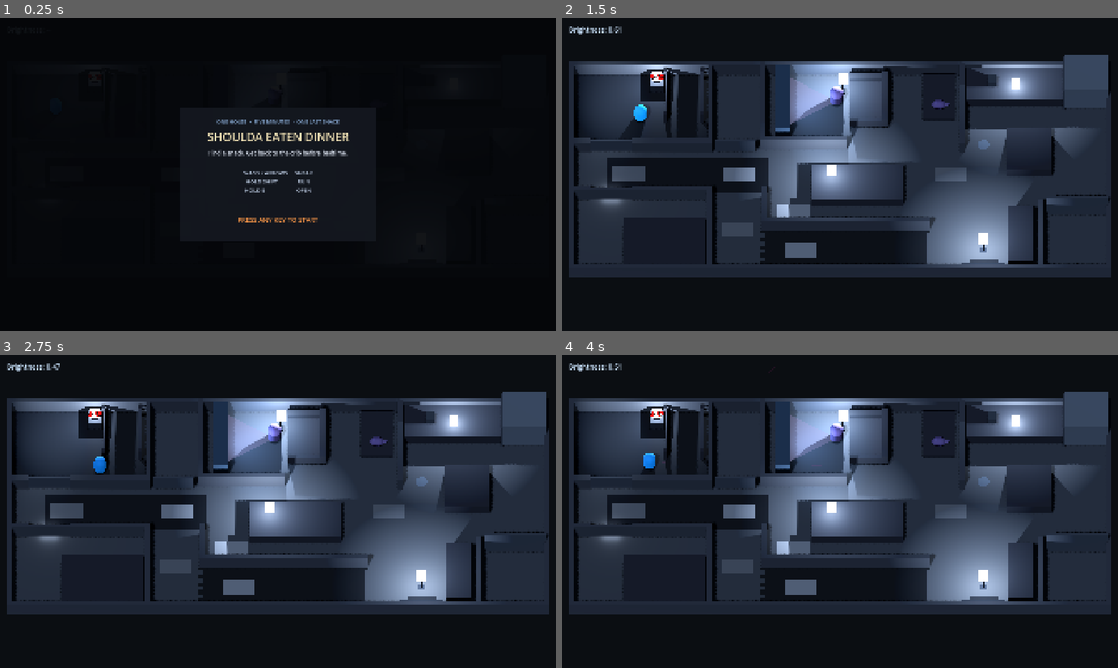
Above: before the commit, frames 1-4 (two rows, left to right).
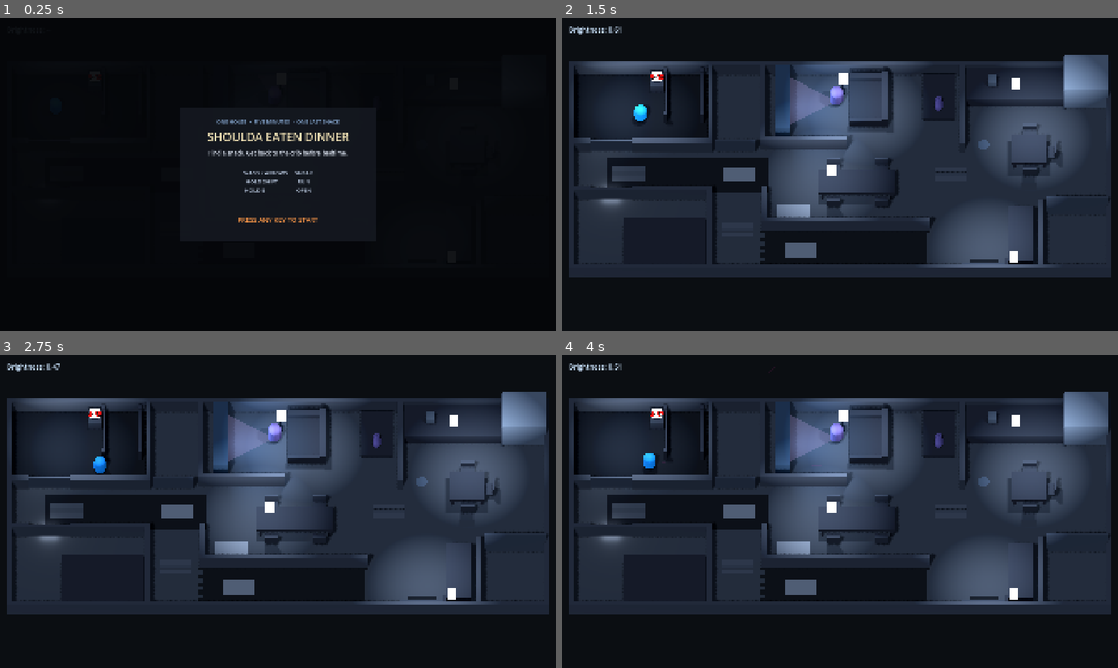
Above: after the commit, the same moments.

Repository: mrglass86/gmtk-gamejam-2026
Game: Godot game, scene res://scenes/Main.tscn
The game is run twice, just before and just after one commit, with the same random seed, the same clock (stepped at 60 frames per second) and the same inputs.
Inputs (mouse positions are in pixels of both pictures, inside the frame that each line leads up to):
- Up to frame 1 (0.25 s): no input
- Up to frame 2 (1.5 s): tap Enter at 0.5 s; move the mouse to (962, 158) at 0.52 s; hold D (move_right) 0.53-1.28 s; hold E (interact) 0.53-1.28 s; click (962, 158) at 0.67 s; tap Space at 0.77 s; move the mouse to (728, 190) at 1.27 s; hold S (move_back) from 1.28 s (still down); tap Shift (run) at 1.35 s; click (728, 190) at 1.42 s
- Up to frame 3 (2.75 s): tap Space at 1.52 s; move the mouse to (333, 442) at 2.02 s; release S (move_back) at 2.03 s; hold D (move_right) from 2.03 s (still down); hold E (interact) from 2.03 s (still down); click (333, 442) at 2.17 s
- Up to frame 4 (4 s): move the mouse to (812, 574) at 2.77 s; release D (move_right) at 2.78 s; release E (interact) at 2.78 s; hold W (move_forward) 2.78-3.53 s; tap Shift (run) at 2.85 s; click (812, 574) at 2.92 s; tap Space at 3.02, 3.77 s; move the mouse to (1006, 558) at 3.52 s; hold A (move_left) from 3.53 s (still down); hold E (interact) from 3.53 s (still down); click (1006, 558) at 3.67 s

The runs differ from the first frame. In frame 2, 21% of the frame differs, in the area x 3-99%, y 11-80%; in frame 3, 21%; in frame 4, 21%.

Commit message:
Dress A11 house presentation

Diff:
--- a/game/project.godot
+++ b/game/project.godot
@@ -105,6 +105,7 @@
 
 renderer/rendering_method="gl_compatibility"
 renderer/rendering_method.mobile="gl_compatibility"
+lights_and_shadows/positional_shadow/soft_shadow_filter_quality=4
 
 [navigation]
 
--- a/game/scenes/Main.tscn
+++ b/game/scenes/Main.tscn
@@ -64,6 +64,9 @@
 radius = 0.15
 height = 0.22
 
+[sub_resource type="BoxMesh" id="BoxMesh_pet_ear"]
+size = Vector3(0.12, 0.18, 0.14)
+
 [sub_resource type="StandardMaterial3D" id="PetMaterial"]
 albedo_color = Color(0.63, 0.56, 0.82, 1)
 roughness = 0.85
@@ -100,6 +103,7 @@
 light_color = Color(0.76, 0.83, 0.95, 1)
 light_energy = 0.15
 shadow_enabled = true
+shadow_opacity = 0.8
 
 [node name="CameraRig" type="Node3D" parent="."]
 script = ExtResource("3_camera")
@@ -124,21 +128,27 @@
 loudness_multiplier = 3.0
 surface_size = Vector2(1.8, 0.9)
 surface_group = &"surface_creaky"
-surface_color = Color(0.607843, 0.627451, 0.647059, 1)
+surface_color = Color(0.486275, 0.509804, 0.537255, 1)
+creaky_plank_color_a = Color(0.521569, 0.545098, 0.572549, 1)
+creaky_plank_color_b = Color(0.486275, 0.509804, 0.537255, 1)
 
 [node name="CreakKitchen" parent="Level" instance=ExtResource("8_noise_surface")]
 position = Vector3(6.2, 0.0, 0.0)
 loudness_multiplier = 3.0
 surface_size = Vector2(1.8, 0.8)
 surface_group = &"surface_creaky"
-surface_color = Color(0.607843, 0.627451, 0.647059, 1)
+surface_color = Color(0.486275, 0.509804, 0.537255, 1)
+creaky_plank_color_a = Color(0.521569, 0.545098, 0.572549, 1)
+creaky_plank_color_b = Color(0.486275, 0.509804, 0.537255, 1)
 
 [node name="CreakAdult" parent="Level" instance=ExtResource("8_noise_surface")]
 position = Vector3(-5.7, 0.0, 3.5)
 loudness_multiplier = 3.0
 surface_size = Vector2(1.8, 0.8)
 surface_group = &"surface_creaky"
-surface_color = Color(0.607843, 0.627451, 0.647059, 1)
+surface_color = Color(0.486275, 0.509804, 0.537255, 1)
+creaky_plank_color_a = Color(0.521569, 0.545098, 0.572549, 1)
+creaky_plank_color_b = Color(0.486275, 0.509804, 0.537255, 1)
 
 [node name="ToyHallRug" parent="Level" instance=ExtResource("8_noise_surface")]
 position = Vector3(-5.6, 0.02, 0.0)
@@ -199,14 +209,26 @@
 script = ExtResource("4_pet")
 
 [node name="Body" type="MeshInstance3D" parent="Pet"]
-rotation_degrees = Vector3(0, 0, 90)
+rotation_degrees = Vector3(90, 0, 0)
 mesh = SubResource("CapsuleMesh_pet")
 material_override = SubResource("PetMaterial")
 
 [node name="Snout" type="MeshInstance3D" parent="Pet"]
-position = Vector3(0.43, 0.02, 0)
+position = Vector3(0, -0.05, -0.43)
 scale = Vector3(1.15, 0.8, 0.8)
 mesh = SubResource("SphereMesh_pet_snout")
+material_override = SubResource("PetMaterial")
+
+[node name="EarLeft" type="MeshInstance3D" parent="Pet"]
+position = Vector3(-0.13, 0.2, -0.23)
+rotation_degrees = Vector3(-12, 0, -8)
+mesh = SubResource("BoxMesh_pet_ear")
+material_override = SubResource("PetMaterial")
+
+[node name="EarRight" type="MeshInstance3D" parent="Pet"]
+position = Vector3(0.13, 0.2, -0.23)
+rotation_degrees = Vector3(-12, 0, 8)
+mesh = SubResource("BoxMesh_pet_ear")
 material_override = SubResource("PetMaterial")
 
 [node name="NavigationAgent3D" type="NavigationAgent3D" parent="Pet"]
@@ -249,6 +271,8 @@
 light_energy = 0.0
 omni_range = 0.0
 shadow_enabled = true
+shadow_blur = 2.0
+shadow_opacity = 0.8
 
 [node name="Pantry" type="Node3D" parent="."]
 position = Vector3(13.2, 0.0, 2.5)
--- a/game/scripts/DebugTools.gd
+++ b/game/scripts/DebugTools.gd
@@ -27,12 +27,15 @@
 
 @export_group("Trial Lamps")
 @export var trial_lamp_height: float = 1.42
+@export var trial_lamp_source_height: float = 4.5
 @export var trial_lamp_radius_default: float = 5.8
 @export var trial_lamp_radius_min: float = 1.0
 @export var trial_lamp_radius_max: float = 10.0
 @export var trial_lamp_radius_step: float = 0.25
 @export var trial_lamp_energy: float = 1.8
 @export var trial_lamp_analytic_energy: float = 1.0
+@export var trial_lamp_shadow_blur: float = 2.0
+@export_range(0.0, 1.0) var trial_lamp_shadow_opacity: float = 0.8
 @export var trial_lamp_zone: String = "hall"
 
 var noise_loudness: float = 1.0
@@ -150,7 +153,9 @@
 	lamp.set_meta(&"light_id", "debug_trial_lamp_%02d" % lamp_number)
 	lamp.set_meta(&"radius", trial_lamp_radius_default)
 	_level.add_child(lamp)
-	lamp.global_position = nav_position as Vector3
+	var floor_position: Vector3 = nav_position as Vector3
+	floor_position.y = 0.0
+	lamp.global_position = floor_position
 	_add_trial_lamp_visual(lamp)
 	_trial_lamps.append(lamp)
 	_active_trial_lamp = lamp
@@ -270,11 +275,13 @@
 
 	var light: OmniLight3D = OmniLight3D.new()
 	light.name = "Light"
-	light.position = Vector3(0.0, trial_lamp_height, 0.0)
+	light.position = Vector3(0.0, trial_lamp_source_height, 0.0)
 	light.light_color = Color("#d6e1f2")
 	light.light_energy = trial_lamp_energy
 	light.omni_range = trial_lamp_radius_default
 	light.shadow_enabled = true
+	light.shadow_blur = trial_lamp_shadow_blur
+	light.shadow_opacity = trial_lamp_shadow_opacity
 	lamp.add_child(light)
 
 
--- a/game/scripts/LevelBuilder.gd
+++ b/game/scripts/LevelBuilder.gd
@@ -13,6 +13,9 @@
 @export var prop_height: float = 0.8
 @export var lamp_energy: float = 2.0
 @export_range(5.5, 6.0) var lamp_range: float = 5.8
+@export var omni_source_height: float = 4.5
+@export var omni_shadow_blur: float = 2.0
+@export_range(0.0, 1.0) var shadow_opacity: float = 0.8
 
 @export_group("Practical Light Fixtures")
 @export var fixture_stand_color: Color = Color("#3c4654")
@@ -97,15 +100,16 @@
 	_add_prop("DogBed", Vector3(5.5, 0.15, -4.75), Vector3(1.8, 0.3, 2.7), prop_color)
 	_add_prop("KitchenCounter", Vector3(9.8, 0.45, -5.35), Vector3(5.4, 0.9, 2.1), prop_color)
 	_add_prop("FridgeBlock", Vector3(13.75, 1.1, -5.3), Vector3(2.4, 2.2, 2.2), Color("#9aa5b0"))
-	_add_prop("KitchenTable", Vector3(10.55, 0.4, -1.2), Vector3(2.5, 0.8, 2.6), prop_color)
+	_add_kitchen_table()
 	_add_kitchen_bowl()
-	_add_prop("DiningTable", Vector3(0.95, 0.4, 0.9), Vector3(5.1, 0.8, 2.2), prop_color)
+	_add_dining_table()
 	_add_prop("AdultBed", Vector3(-9.8, 0.4, 4.75), Vector3(4.6, 0.8, 3.1), prop_color)
 	_add_prop("HallShelf", Vector3(10.1, 0.55, 4.35), Vector3(1.4, 1.1, 3.5), prop_color)
 	_add_prop("AdultDoorPanel", Vector3(-12.75, 0.6, 1.5), Vector3(2.3, 1.2, 0.12), wall_color)
 	_add_prop("KitchenSpeaker", Vector3(8.5, 1.15, -5.3), Vector3(0.5, 0.5, 0.5), Color("#6f7882"))
 	_add_visual_prop("FrontDoor", Vector3(8.0, 0.575, 6.3), Vector3(2.4, 1.15, 0.15), Color("#59616b"))
 	_add_visual_prop("DoorMat", Vector3(8.0, 0.01, 5.85), Vector3(1.6, 0.02, 0.9), carpet_color)
+	_add_front_door_side_table()
 
 
 func _build_lights() -> void:
@@ -114,35 +118,45 @@
 		"bedroom",
 		Vector3(-10.2, 1.12, -5.6),
 		0.85,
-		0.72
+		0.72,
+		-1.0,
+		Vector3(-10.8, 4.5, -3.8)
 	)
 	_add_omni(
 		"LivingLampVisual",
 		"living",
 		Vector3(0.15, 1.48, -5.25),
 		0.9,
-		0.0
+		0.0,
+		-1.0,
+		Vector3(1.5, 4.5, -3.9)
 	)
 	_add_omni(
 		"KitchenLampVisual",
 		"kitchen",
 		Vector3(9.8, 1.28, -5.05),
 		1.0,
-		0.92
+		0.92,
+		-1.0,
+		Vector3(10.7, 4.5, -2.3)
 	)
 	_add_omni(
 		"MidLampVisual",
 		"hall",
 		Vector3(-0.5, 1.42, 0.5),
 		0.9,
-		0.0
+		0.0,
+		-1.0,
+		Vector3(-1.0, 4.5, 0.4)
 	)
 	_add_omni(
 		"AlcoveLampVisual",
 		"hall",
-		Vector3(8.0, 1.42, 4.8),
+		Vector3(9.7, 1.25, 5.85),
 		0.85,
-		0.0
+		0.66,
+		-1.0,
+		Vector3(8.3, 4.5, 4.7)
 	)
 	_add_area_glow(
 		"TVGlow",
@@ -338,13 +352,143 @@
 	add_child(bowl)
 
 
+func _add_dining_table() -> void:
+	var chair_rows: Array[Dictionary] = [
+		{"position": Vector3(-1.35, 0.0, -1.0), "yaw": PI},
+		{"position": Vector3(1.35, 0.0, -1.0), "yaw": PI},
+		{"position": Vector3(-1.35, 0.0, 1.0), "yaw": 0.0},
+		{"position": Vector3(1.35, 0.0, 1.0), "yaw": 0.0},
+	]
+	_add_table_group(
+		"DiningTable",
+		Vector3(0.95, 0.0, 0.9),
+		Vector3(4.25, 0.16, 1.5),
+		Vector3(5.1, 0.9, 2.75),
+		chair_rows
+	)
+
+
+func _add_kitchen_table() -> void:
+	var chair_rows: Array[Dictionary] = [
+		{"position": Vector3(0.0, 0.0, -1.1), "yaw": PI},
+		{"position": Vector3(1.15, 0.0, 0.0), "yaw": PI * 0.5},
+		{"position": Vector3(0.0, 0.0, 1.1), "yaw": 0.0},
+	]
+	_add_table_group(
+		"KitchenTable",
+		Vector3(10.55, 0.0, -1.2),
+		Vector3(2.0, 0.16, 1.8),
+		Vector3(3.25, 0.9, 3.25),
+		chair_rows
+	)
+
+
+func _add_table_group(
+	node_name: String,
+	center: Vector3,
+	top_size: Vector3,
+	collision_size: Vector3,
+	chair_rows: Array[Dictionary]
+) -> void:
+	var table: StaticBody3D = StaticBody3D.new()
+	table.name = node_name
+	table.position = center
+	table.add_to_group("nav_source")
+	_add_box_collision(
+		table,
+		collision_size,
+		Vector3(0.0, collision_size.y * 0.5, 0.0)
+	)
+	_add_box_visual_part(
+		table,
+		"Top",
+		Vector3(0.0, 0.78, 0.0),
+		top_size,
+		prop_color
+	)
+	var leg_x: float = top_size.x * 0.5 - 0.18
+	var leg_z: float = top_size.z * 0.5 - 0.18
+	for x_position: float in [-leg_x, leg_x]:
+		for z_position: float in [-leg_z, leg_z]:
+			_add_box_visual_part(
+				table,
+				"Leg",
+				Vector3(x_position, 0.37, z_position),
+				Vector3(0.14, 0.74, 0.14),
+				prop_color
+			)
+	for chair_row: Dictionary in chair_rows:
+		_add_chair_visual(
+			table,
+			chair_row["position"] as Vector3,
+			float(chair_row["yaw"])
+		)
+	add_child(table)
+
+
+func _add_chair_visual(
+	table: Node3D,
+	local_position: Vector3,
+	yaw: float
+) -> void:
+	var chair: Node3D = Node3D.new()
+	chair.name = "Chair"
+	chair.position = local_position
+	chair.rotation.y = yaw
+	_add_box_visual_part(
+		chair,
+		"Seat",
+		Vector3(0.0, 0.42, 0.0),
+		Vector3(0.72, 0.14, 0.62),
+		prop_color.lightened(0.06)
+	)
+	_add_box_visual_part(
+		chair,
+		"Back",
+		Vector3(0.0, 0.72, 0.29),
+		Vector3(0.72, 0.68, 0.12),
+		prop_color.lightened(0.06)
+	)
+	table.add_child(chair)
+
+
+func _add_front_door_side_table() -> void:
+	var table: StaticBody3D = StaticBody3D.new()
+	table.name = "FrontDoorSideTable"
+	table.position = Vector3(9.7, 0.0, 5.85)
+	table.add_to_group("nav_source")
+	_add_box_collision(
+		table,
+		Vector3(1.0, 0.66, 0.55),
+		Vector3(0.0, 0.33, 0.0)
+	)
+	_add_box_visual_part(
+		table,
+		"Top",
+		Vector3(0.0, 0.62, 0.0),
+		Vector3(1.0, 0.12, 0.55),
+		prop_color
+	)
+	for x_position: float in [-0.4, 0.4]:
+		for z_position: float in [-0.19, 0.19]:
+			_add_box_visual_part(
+				table,
+				"Leg",
+				Vector3(x_position, 0.3, z_position),
+				Vector3(0.1, 0.6, 0.1),
+				prop_color
+			)
+	add_child(table)
+
+
 func _add_omni(
 	node_name: String,
 	zone: String,
 	position_value: Vector3,
 	energy_scale: float,
 	fixture_base_height: float,
-	range_override: float = -1.0
+	range_override: float = -1.0,
+	light_world_position: Vector3 = Vector3.ZERO
 ) -> void:
 	var fixture: Node3D = Node3D.new()
 	fixture.name = node_name
@@ -353,7 +497,14 @@
 
 	var light: OmniLight3D = OmniLight3D.new()
 	light.name = "Light"
-	light.position = Vector3(0.0, position_value.y, 0.0)
+	var resolved_light_position: Vector3 = light_world_position
+	if resolved_light_position.is_zero_approx():
+		resolved_light_position = Vector3(
+			position_value.x,
+			omni_source_height,
+			position_value.z
+		)
+	light.position = resolved_light_position - fixture.position
 	light.light_color = Color("#d6e1f2")
 	light.light_energy = lamp_energy * energy_scale
 	var effective_range: float = (
@@ -361,6 +512,8 @@
 	)
 	light.omni_range = effective_range
 	light.shadow_enabled = true
+	light.shadow_blur = omni_shadow_blur
+	light.shadow_opacity = shadow_opacity
 	fixture.add_child(light)
 	add_child(fixture)
 	LightSystem.register_light(
--- a/game/scripts/NoiseSurface.gd
+++ b/game/scripts/NoiseSurface.gd
@@ -11,6 +11,12 @@
 @export var surface_group: StringName = &"surface_creaky"
 @export var surface_color: Color = Color("#9BA0A5")
 
+@export_group("Creaky Planks")
+@export_range(2, 3, 1) var creaky_plank_count: int = 3
+@export var creaky_plank_color_a: Color = Color("#858b92")
+@export var creaky_plank_color_b: Color = Color("#7c8289")
+@export_range(0.01, 0.08, 0.005) var creaky_plank_seam: float = 0.025
+
 
 func _ready() -> void:
 	surface_height = clampf(surface_height, 0.005, 0.03)
@@ -20,16 +26,22 @@
 
 
 func _build_surface() -> void:
-	var mesh_instance: MeshInstance3D = MeshInstance3D.new()
 	var mesh: PrimitiveMesh
 	var shape: Shape3D
 	if surface_size.x > 0.0 and surface_size.y > 0.0:
-		var box_mesh: BoxMesh = BoxMesh.new()
-		box_mesh.size = Vector3(surface_size.x, surface_height, surface_size.y)
-		mesh = box_mesh
 		var box_shape: BoxShape3D = BoxShape3D.new()
 		box_shape.size = Vector3(surface_size.x, surface_height, surface_size.y)
 		shape = box_shape
+		if surface_group == &"surface_creaky":
+			_build_creaky_planks()
+		else:
+			var box_mesh: BoxMesh = BoxMesh.new()
+			box_mesh.size = Vector3(
+				surface_size.x,
+				surface_height,
+				surface_size.y
+			)
+			mesh = box_mesh
 	else:
 		var cylinder_mesh: CylinderMesh = CylinderMesh.new()
 		cylinder_mesh.top_radius = radius
@@ -41,15 +53,56 @@
 		cylinder_shape.radius = radius
 		cylinder_shape.height = surface_height
 		shape = cylinder_shape
-	var material: StandardMaterial3D = StandardMaterial3D.new()
-	material.albedo_color = surface_color
-	material.roughness = 1.0
-	mesh_instance.mesh = mesh
-	mesh_instance.material_override = material
-	mesh_instance.position.y = surface_height * 0.5
-	add_child(mesh_instance)
+	if mesh != null:
+		var mesh_instance: MeshInstance3D = MeshInstance3D.new()
+		mesh_instance.mesh = mesh
+		mesh_instance.material_override = _make_surface_material(surface_color)
+		mesh_instance.position.y = surface_height * 0.5
+		add_child(mesh_instance)
 
 	var collision: CollisionShape3D = CollisionShape3D.new()
 	collision.shape = shape
 	collision.position.y = surface_height * 0.5
 	add_child(collision)
+
+
+func _build_creaky_planks() -> void:
+	var plank_count: int = clampi(creaky_plank_count, 2, 3)
+	var total_seam: float = creaky_plank_seam * float(plank_count - 1)
+	var plank_depth: float = maxf(
+		(surface_size.y - total_seam) / float(plank_count),
+		0.05
+	)
+	var first_center_z: float = (
+		-surface_size.y * 0.5 + plank_depth * 0.5
+	)
+	for plank_index: int in range(plank_count):
+		var plank: MeshInstance3D = MeshInstance3D.new()
+		plank.name = "Plank%02d" % (plank_index + 1)
+		plank.position = Vector3(
+			0.0,
+			surface_height * 0.5,
+			first_center_z
+			+ float(plank_index) * (plank_depth + creaky_plank_seam)
+		)
+		var plank_mesh: BoxMesh = BoxMesh.new()
+		plank_mesh.size = Vector3(
+			surface_size.x,
+			surface_height,
+			plank_depth
+		)
+		plank.mesh = plank_mesh
+		var plank_color: Color = (
+			creaky_plank_color_a
+			if plank_index % 2 == 0
+			else creaky_plank_color_b
+		)
+		plank.material_override = _make_surface_material(plank_color)
+		add_child(plank)
+
+
+func _make_surface_material(color: Color) -> StandardMaterial3D:
+	var material: StandardMaterial3D = StandardMaterial3D.new()
+	material.albedo_color = color
+	material.roughness = 1.0
+	return material
